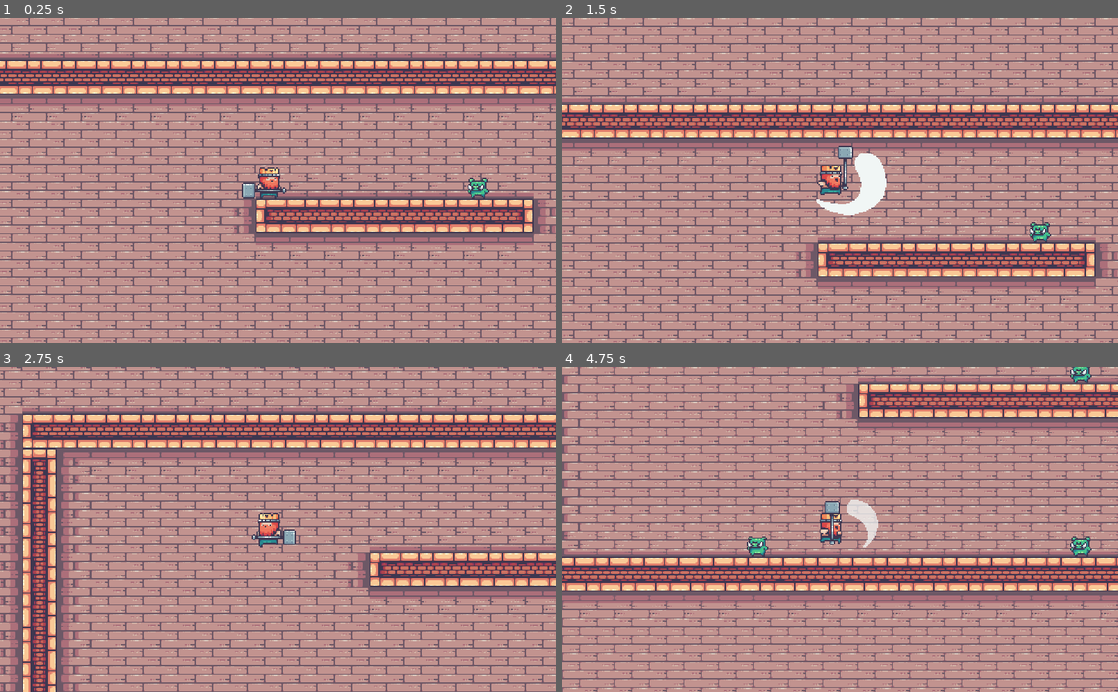
Above: before the commit, frames 1-4 (two rows, left to right).
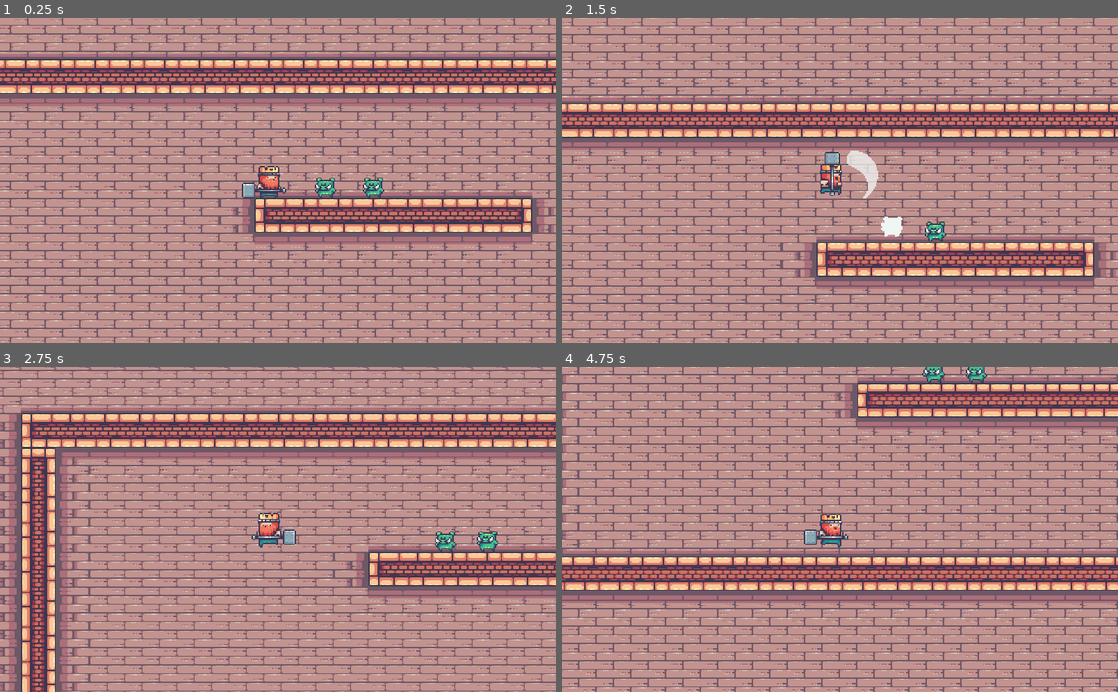
Above: after the commit, the same moments.

Repository: brunoskonrad/kings-and-pigs
Game: Godot game, scene res://Levels/Sandbox.tscn
The game is run twice, just before and just after one commit, with the same random seed, the same clock (stepped at 60 frames per second) and the same inputs.
Inputs:
- Up to frame 1 (0.25 s): no input
- Up to frame 2 (1.5 s): hold Space (jump) 0.53-1.28 s; hold Right (ui_right) from 0.53 s (still down); tap Q (attack) at 1.35 s
- Up to frame 3 (2.75 s): tap Space (jump) at 1.52, 1.55, 1.82 s; release Right (ui_right) at 2.03 s; hold Left (ui_left) from 2.03 s (still down); hold Space (jump) from 2.03 s (still down)
- Up to frame 4 (4.75 s): release Left (ui_left) at 2.78 s; release Space (jump) at 2.78 s; hold Right (ui_right) 2.78-4.28 s; tap Q (attack) at 2.85, 4.35 s; tap Space (jump) at 3.02, 3.05, 3.32, 4.52, 4.55 s; hold Space (jump) 3.53-4.28 s; hold Left (ui_left) from 4.28 s (still down)

The runs differ from the first frame. In frame 1, 30% of the frame differs, in the area x 0-100%, y 0-100%; in frame 2, 30%; in frame 3, 31%; in frame 4, 31%.

Commit message:
Welp

Diff:
--- a/Actors/Enemies/Pig.tscn
+++ /dev/null
@@ -1,121 +0,0 @@
-[gd_scene load_steps=25 format=2]
-
-[ext_resource path="res://Assets/03-Pig/Idle (34x28).png" type="Texture" id=1]
-[ext_resource path="res://Actors/Enemies/Pig.gd" type="Script" id=2]
-[ext_resource path="res://Assets/03-Pig/Hit (34x28).png" type="Texture" id=3]
-[ext_resource path="res://Actors/Attributes/Health.tscn" type="PackedScene" id=4]
-[ext_resource path="res://Assets/03-Pig/Dead (34x28).png" type="Texture" id=5]
-
-[sub_resource type="AtlasTexture" id=1]
-atlas = ExtResource( 1 )
-region = Rect2( 0, 0, 34, 28 )
-
-[sub_resource type="AtlasTexture" id=2]
-atlas = ExtResource( 1 )
-region = Rect2( 34, 0, 34, 28 )
-
-[sub_resource type="AtlasTexture" id=3]
-atlas = ExtResource( 1 )
-region = Rect2( 68, 0, 34, 28 )
-
-[sub_resource type="AtlasTexture" id=4]
-atlas = ExtResource( 1 )
-region = Rect2( 102, 0, 34, 28 )
-
-[sub_resource type="AtlasTexture" id=5]
-atlas = ExtResource( 1 )
-region = Rect2( 136, 0, 34, 28 )
-
-[sub_resource type="AtlasTexture" id=6]
-atlas = ExtResource( 1 )
-region = Rect2( 170, 0, 34, 28 )
-
-[sub_resource type="AtlasTexture" id=7]
-atlas = ExtResource( 1 )
-region = Rect2( 204, 0, 34, 28 )
-
-[sub_resource type="AtlasTexture" id=8]
-atlas = ExtResource( 1 )
-region = Rect2( 238, 0, 34, 28 )
-
-[sub_resource type="AtlasTexture" id=9]
-atlas = ExtResource( 1 )
-region = Rect2( 272, 0, 34, 28 )
-
-[sub_resource type="AtlasTexture" id=10]
-atlas = ExtResource( 1 )
-region = Rect2( 306, 0, 34, 28 )
-
-[sub_resource type="AtlasTexture" id=11]
-atlas = ExtResource( 1 )
-region = Rect2( 340, 0, 34, 28 )
-
-[sub_resource type="AtlasTexture" id=12]
-atlas = ExtResource( 3 )
-region = Rect2( 0, 0, 34, 28 )
-
-[sub_resource type="AtlasTexture" id=13]
-atlas = ExtResource( 3 )
-region = Rect2( 34, 0, 34, 28 )
-
-[sub_resource type="AtlasTexture" id=20]
-atlas = ExtResource( 5 )
-region = Rect2( 0, 0, 34, 28 )
-
-[sub_resource type="AtlasTexture" id=21]
-atlas = ExtResource( 5 )
-region = Rect2( 34, 0, 34, 28 )
-
-[sub_resource type="AtlasTexture" id=22]
-atlas = ExtResource( 5 )
-region = Rect2( 68, 0, 34, 28 )
-
-[sub_resource type="AtlasTexture" id=23]
-atlas = ExtResource( 5 )
-region = Rect2( 102, 0, 34, 28 )
-
-[sub_resource type="SpriteFrames" id=18]
-animations = [ {
-"frames": [ SubResource( 1 ), SubResource( 2 ), SubResource( 3 ), SubResource( 4 ), SubResource( 5 ), SubResource( 6 ), SubResource( 7 ), SubResource( 8 ), SubResource( 9 ), SubResource( 10 ), SubResource( 11 ) ],
-"loop": true,
-"name": "idle",
-"speed": 5.0
-}, {
-"frames": [ SubResource( 12 ), SubResource( 13 ) ],
-"loop": false,
-"name": "hit",
-"speed": 10.0
-}, {
-"frames": [ SubResource( 20 ), SubResource( 21 ), SubResource( 22 ), SubResource( 23 ) ],
-"loop": false,
-"name": "dead",
-"speed": 5.0
-} ]
-
-[sub_resource type="RectangleShape2D" id=19]
-extents = Vector2( 9.02646, 8.59828 )
-
-[node name="Pig" type="KinematicBody2D"]
-scale = Vector2( 2.2, 2.2 )
-collision_layer = 2
-collision_mask = 13
-script = ExtResource( 2 )
-
-[node name="AnimatedSprite" type="AnimatedSprite" parent="."]
-position = Vector2( 2.16744e-07, 0 )
-frames = SubResource( 18 )
-animation = "idle"
-frame = 4
-playing = true
-
-[node name="CollisionShape2D" type="CollisionShape2D" parent="."]
-position = Vector2( 2.84569, 5.57281 )
-shape = SubResource( 19 )
-
-[node name="DamageCooldown" type="Timer" parent="."]
-wait_time = 0.8
-one_shot = true
-
-[node name="Health" parent="." instance=ExtResource( 4 )]
-max_health = 2
-[connection signal="animation_finished" from="AnimatedSprite" to="." method="_on_AnimatedSprite_animation_finished"]
--- /dev/null
+++ b/Actors/Enemies/Pig/Dead.gd
@@ -0,0 +1 @@
+extends "res://Actors/Enemies/Pig/PigState.gd"
--- /dev/null
+++ b/Actors/Enemies/Pig/Hit.gd
@@ -0,0 +1 @@
+extends "res://Actors/Enemies/Pig/PigState.gd"
--- /dev/null
+++ b/Actors/Enemies/Pig/Idle.gd
@@ -0,0 +1 @@
+extends "res://Actors/Enemies/Pig/PigState.gd"
--- a/Actors/Enemies/Pig.gd
+++ b/Actors/Enemies/Pig/Pig.gd
@@ -6,6 +6,8 @@
 const FLOOR = Vector2(0, -1)
 
 func _physics_process(delta):
+	$State.physics_process(delta)
+
 	if is_on_floor():
 		velocity.y = 0
 	else:
@@ -16,23 +18,27 @@
 func is_invulnerable():
 	return not $DamageCooldown.is_stopped()
 
+func idle():
+	$State.set_state($State/Idle)
+
 func take_damage():
 	if not is_invulnerable():
 		$DamageCooldown.start()
-		$AnimatedSprite.play("hit")
+		$State.set_state($State/Hit)
+		$Health.take_damage(1)
 
-		$Health.take_damage(1)
 		velocity.x = 50
 
-func _on_AnimatedSprite_animation_finished():
-	if $AnimatedSprite.animation == "hit":
-		$AnimatedSprite.play("idle")
+func die():
+	$State.set_state($State/Dead)
+
+func _on_AnimatedSprite_hit_animation_finished():
+	if $Health.is_dead():
+		die()
+	else:
+		idle()
 		velocity.x = 0
 
-	print("Animation end: ", $AnimatedSprite.animation)
-
-	if $AnimatedSprite.animation == "dead":
-		queue_free()
-
-	if $Health.is_dead():
-		$AnimatedSprite.play("dead")
+func _on_AnimatedSprite_dead_animation_finished():
+	print("DEAD")
+	queue_free()
--- /dev/null
+++ b/Actors/Enemies/Pig/Pig.tscn
@@ -0,0 +1,147 @@
+[gd_scene load_steps=30 format=2]
+
+[ext_resource path="res://Actors/Enemies/Pig/Pig.gd" type="Script" id=1]
+[ext_resource path="res://Actors/Attributes/Health.tscn" type="PackedScene" id=2]
+[ext_resource path="res://Assets/03-Pig/Hit (34x28).png" type="Texture" id=3]
+[ext_resource path="res://Scripts/StateMachine.gd" type="Script" id=4]
+[ext_resource path="res://Assets/03-Pig/Idle (34x28).png" type="Texture" id=5]
+[ext_resource path="res://Actors/Enemies/Pig/Idle.gd" type="Script" id=6]
+[ext_resource path="res://Assets/03-Pig/Dead (34x28).png" type="Texture" id=7]
+[ext_resource path="res://Actors/Enemies/Pig/Hit.gd" type="Script" id=8]
+[ext_resource path="res://Actors/Enemies/Pig/Dead.gd" type="Script" id=9]
+[ext_resource path="res://Actors/Enemies/Pig/PigAnimation.gd" type="Script" id=10]
+
+[sub_resource type="AtlasTexture" id=1]
+atlas = ExtResource( 5 )
+region = Rect2( 0, 0, 34, 28 )
+
+[sub_resource type="AtlasTexture" id=2]
+atlas = ExtResource( 5 )
+region = Rect2( 34, 0, 34, 28 )
+
+[sub_resource type="AtlasTexture" id=3]
+atlas = ExtResource( 5 )
+region = Rect2( 68, 0, 34, 28 )
+
+[sub_resource type="AtlasTexture" id=4]
+atlas = ExtResource( 5 )
+region = Rect2( 102, 0, 34, 28 )
+
+[sub_resource type="AtlasTexture" id=5]
+atlas = ExtResource( 5 )
+region = Rect2( 136, 0, 34, 28 )
+
+[sub_resource type="AtlasTexture" id=6]
+atlas = ExtResource( 5 )
+region = Rect2( 170, 0, 34, 28 )
+
+[sub_resource type="AtlasTexture" id=7]
+atlas = ExtResource( 5 )
+region = Rect2( 204, 0, 34, 28 )
+
+[sub_resource type="AtlasTexture" id=8]
+atlas = ExtResource( 5 )
+region = Rect2( 238, 0, 34, 28 )
+
+[sub_resource type="AtlasTexture" id=9]
+atlas = ExtResource( 5 )
+region = Rect2( 272, 0, 34, 28 )
+
+[sub_resource type="AtlasTexture" id=10]
+atlas = ExtResource( 5 )
+region = Rect2( 306, 0, 34, 28 )
+
+[sub_resource type="AtlasTexture" id=11]
+atlas = ExtResource( 5 )
+region = Rect2( 340, 0, 34, 28 )
+
+[sub_resource type="AtlasTexture" id=12]
+atlas = ExtResource( 3 )
+region = Rect2( 0, 0, 34, 28 )
+
+[sub_resource type="AtlasTexture" id=13]
+atlas = ExtResource( 3 )
+region = Rect2( 34, 0, 34, 28 )
+
+[sub_resource type="AtlasTexture" id=14]
+atlas = ExtResource( 7 )
+region = Rect2( 0, 0, 34, 28 )
+
+[sub_resource type="AtlasTexture" id=15]
+atlas = ExtResource( 7 )
+region = Rect2( 34, 0, 34, 28 )
+
+[sub_resource type="AtlasTexture" id=16]
+atlas = ExtResource( 7 )
+region = Rect2( 68, 0, 34, 28 )
+
+[sub_resource type="AtlasTexture" id=17]
+atlas = ExtResource( 7 )
+region = Rect2( 102, 0, 34, 28 )
+
+[sub_resource type="SpriteFrames" id=18]
+animations = [ {
+"frames": [ SubResource( 1 ), SubResource( 2 ), SubResource( 3 ), SubResource( 4 ), SubResource( 5 ), SubResource( 6 ), SubResource( 7 ), SubResource( 8 ), SubResource( 9 ), SubResource( 10 ), SubResource( 11 ) ],
+"loop": true,
+"name": "idle",
+"speed": 10.0
+}, {
+"frames": [ SubResource( 12 ), SubResource( 13 ) ],
+"loop": false,
+"name": "hit",
+"speed": 10.0
+}, {
+"frames": [ SubResource( 14 ), SubResource( 15 ), SubResource( 16 ), SubResource( 17 ) ],
+"loop": false,
+"name": "dead",
+"speed": 10.0
+} ]
+
+[sub_resource type="RectangleShape2D" id=19]
+extents = Vector2( 9.02646, 8.59828 )
+
+[node name="Pig" type="KinematicBody2D"]
+scale = Vector2( 2.2, 2.2 )
+collision_layer = 2
+collision_mask = 13
+script = ExtResource( 1 )
+
+[node name="AnimatedSprite" type="AnimatedSprite" parent="."]
+position = Vector2( 2.16744e-07, 0 )
+frames = SubResource( 18 )
+animation = "idle"
+frame = 1
+playing = true
+script = ExtResource( 10 )
+
+[node name="CollisionShape2D" type="CollisionShape2D" parent="."]
+position = Vector2( 2.84569, 5.57281 )
+shape = SubResource( 19 )
+
+[node name="DamageCooldown" type="Timer" parent="."]
+wait_time = 0.8
+one_shot = true
+
+[node name="Health" parent="." instance=ExtResource( 2 )]
+max_health = 2
+
+[node name="State" type="Node" parent="."]
+script = ExtResource( 4 )
+host_path = NodePath("..")
+DEBUG = true
+
+[node name="Idle" type="Node" parent="State"]
+script = ExtResource( 6 )
+state_name = "idle"
+
+[node name="Hit" type="Node" parent="State"]
+script = ExtResource( 8 )
+state_name = "hit"
+
+[node name="Dead" type="Node" parent="State"]
+script = ExtResource( 9 )
+state_name = "dead"
+[connection signal="animation_finished" from="AnimatedSprite" to="AnimatedSprite" method="_on_AnimatedSprite_animation_finished"]
+[connection signal="dead_animation_finished" from="AnimatedSprite" to="." method="_on_AnimatedSprite_dead_animation_finished"]
+[connection signal="hit_animation_finished" from="AnimatedSprite" to="." method="_on_AnimatedSprite_hit_animation_finished"]
+[connection signal="state_changed" from="State" to="AnimatedSprite" method="_on_State_state_changed"]
--- /dev/null
+++ b/Actors/Enemies/Pig/PigAnimation.gd
@@ -0,0 +1,19 @@
+extends AnimatedSprite
+class_name PigAnimation
+
+signal hit_animation_finished
+signal dead_animation_finished
+
+func _on_State_state_changed(state):
+	play(state)
+
+func _on_AnimatedSprite_animation_finished():
+	print("Animation finished: ", animation)
+
+	if animation == "hit":
+		emit_signal("hit_animation_finished")
+		return
+
+	if animation == "dead":
+		emit_signal("dead_animation_finished")
+		return
--- /dev/null
+++ b/Actors/Enemies/Pig/PigState.gd
@@ -0,0 +1,4 @@
+extends "res://Scripts/State.gd"
+
+func host():
+	return state_machine.host as Pig
--- a/Actors/Player/PlayerKing.tscn
+++ b/Actors/Player/PlayerKing.tscn
@@ -71,43 +71,43 @@
 region = Rect2( 156, 0, 78, 58 )
 
 [sub_resource type="AtlasTexture" id=15]
-atlas = ExtResource( 2 )
+atlas = ExtResource( 3 )
 region = Rect2( 0, 0, 78, 58 )
 
 [sub_resource type="AtlasTexture" id=16]
 atlas = ExtResource( 2 )
+region = Rect2( 0, 0, 78, 58 )
+
+[sub_resource type="AtlasTexture" id=17]
+atlas = ExtResource( 2 )
 region = Rect2( 78, 0, 78, 58 )
 
-[sub_resource type="AtlasTexture" id=17]
+[sub_resource type="AtlasTexture" id=18]
 atlas = ExtResource( 2 )
 region = Rect2( 156, 0, 78, 58 )
 
-[sub_resource type="AtlasTexture" id=18]
+[sub_resource type="AtlasTexture" id=19]
 atlas = ExtResource( 2 )
 region = Rect2( 234, 0, 78, 58 )
 
-[sub_resource type="AtlasTexture" id=19]
+[sub_resource type="AtlasTexture" id=20]
 atlas = ExtResource( 2 )
 region = Rect2( 312, 0, 78, 58 )
 
-[sub_resource type="AtlasTexture" id=20]
+[sub_resource type="AtlasTexture" id=21]
 atlas = ExtResource( 2 )
 region = Rect2( 390, 0, 78, 58 )
 
-[sub_resource type="AtlasTexture" id=21]
+[sub_resource type="AtlasTexture" id=22]
 atlas = ExtResource( 2 )
 region = Rect2( 468, 0, 78, 58 )
 
-[sub_resource type="AtlasTexture" id=22]
+[sub_resource type="AtlasTexture" id=23]
 atlas = ExtResource( 2 )
 region = Rect2( 546, 0, 78, 58 )
 
-[sub_resource type="AtlasTexture" id=23]
+[sub_resource type="AtlasTexture" id=24]
 atlas = ExtResource( 6 )
-region = Rect2( 0, 0, 78, 58 )
-
-[sub_resource type="AtlasTexture" id=24]
-atlas = ExtResource( 3 )
 region = Rect2( 0, 0, 78, 58 )
 
 [sub_resource type="SpriteFrames" id=25]
@@ -115,27 +115,27 @@
 "frames": [ SubResource( 1 ), SubResource( 2 ), SubResource( 3 ), SubResource( 4 ), SubResource( 5 ), SubResource( 6 ), SubResource( 7 ), SubResource( 8 ), SubResource( 9 ), SubResource( 10 ), SubResource( 11 ) ],
 "loop": true,
 "name": "idle",
-"speed": 5.0
+"speed": 10.0
 }, {
 "frames": [ SubResource( 12 ), SubResource( 13 ), SubResource( 14 ) ],
 "loop": false,
 "name": "attack",
-"speed": 5.0
-}, {
-"frames": [ SubResource( 15 ), SubResource( 16 ), SubResource( 17 ), SubResource( 18 ), SubResource( 19 ), SubResource( 20 ), SubResource( 21 ), SubResource( 22 ) ],
+"speed": 10.0
+}, {
+"frames": [ SubResource( 15 ) ],
+"loop": false,
+"name": "jump",
+"speed": 10.0
+}, {
+"frames": [ SubResource( 16 ), SubResource( 17 ), SubResource( 18 ), SubResource( 19 ), SubResource( 20 ), SubResource( 21 ), SubResource( 22 ), SubResource( 23 ) ],
 "loop": true,
 "name": "run",
-"speed": 5.0
-}, {
-"frames": [ SubResource( 23 ) ],
-"loop": false,
+"speed": 10.0
+}, {
+"frames": [ SubResource( 24 ) ],
+"loop": true,
 "name": "fall",
-"speed": 5.0
-}, {
-"frames": [ SubResource( 24 ) ],
-"loop": false,
-"name": "jump",
-"speed": 5.0
+"speed": 10.0
 } ]
 
 [sub_resource type="RectangleShape2D" id=26]
@@ -153,12 +153,12 @@
 [node name="AnimatedSprite" type="AnimatedSprite" parent="."]
 frames = SubResource( 25 )
 animation = "idle"
-frame = 5
+frame = 7
 playing = true
 script = ExtResource( 8 )
 
 [node name="BodyCollision" type="CollisionShape2D" parent="."]
-position = Vector2( -7.8996, 2.0811 )
+position = Vector2( -7.8996, 1.62655 )
 shape = SubResource( 26 )
 
 [node name="State" type="Node" parent="."]
@@ -185,7 +185,6 @@
 position = Vector2( -0.626868, -0.716423 )
 scale = Vector2( 0.455, 0.455 )
 script = ExtResource( 13 )
-DEBUG = true
 
 [node name="AttackArea" type="Area2D" parent="Hammer"]
 position = Vector2( 1.37911, 1.57613 )
@@ -199,7 +198,7 @@
 disabled = true
 
 [node name="Cooldown" type="Timer" parent="Hammer"]
-wait_time = 0.6
+wait_time = 0.4
 one_shot = true
 [connection signal="state_changed" from="State" to="." method="_on_State_state_changed"]
 [connection signal="state_changed" from="State" to="AnimatedSprite" method="_on_State_state_changed"]
--- a/Levels/Sandbox.tscn
+++ b/Levels/Sandbox.tscn
@@ -2,7 +2,7 @@
 
 [ext_resource path="res://tileset.tres" type="TileSet" id=1]
 [ext_resource path="res://Actors/Player/PlayerKing.tscn" type="PackedScene" id=2]
-[ext_resource path="res://Actors/Enemies/Pig.tscn" type="PackedScene" id=3]
+[ext_resource path="res://Actors/Enemies/Pig/Pig.tscn" type="PackedScene" id=3]
 
 [node name="Node2D" type="Node2D"]
 
@@ -14,7 +14,7 @@
 tile_data = PoolIntArray( -327699, 1, 0, -327698, 1, 1, -327697, 1, 1, -327696, 1, 1, -327695, 1, 1, -327694, 1, 1, -32 …(18627 unchanged characters)…
 
 [node name="PlayerKing" parent="." instance=ExtResource( 2 )]
-position = Vector2( 233.219, 135.834 )
+position = Vector2( 235.457, 159.335 )
 
 [node name="Camera2D" type="Camera2D" parent="PlayerKing"]
 scale = Vector2( 0.454545, 0.454545 )
@@ -23,10 +23,7 @@
 [node name="Enemies" type="Node" parent="."]
 
 [node name="Pig" parent="Enemies" instance=ExtResource( 3 )]
-position = Vector2( 595.347, 160.027 )
+position = Vector2( 316.698, 157.789 )
 
 [node name="Pig2" parent="Enemies" instance=ExtResource( 3 )]
-position = Vector2( -11.1907, 482.321 )
-
-[node name="Pig3" parent="Enemies" instance=ExtResource( 3 )]
-position = Vector2( 595.347, 478.963 )
+position = Vector2( 405.104, 161.146 )
--- a/Scripts/StateMachine.gd
+++ b/Scripts/StateMachine.gd
@@ -18,6 +18,7 @@
 		child.state_machine = self
 		states_map[child.state_name] = child
 
+	_log(get_child(0).state_name)
 	state = states_map[get_child(0).state_name]
 
 func physics_process(delta):
@@ -42,10 +43,9 @@
 	if new_state != null:
 		new_state.enter_state(previous_state)
 
-	emit_signal("state_changed", new_state.state_name)
+		emit_signal("state_changed", new_state.state_name)
 
-	if DEBUG:
-		print("*** State changed: ", new_state.state_name)
+		_log(new_state.state_name)
 
 func _get_state(key):
 	if key:
@@ -56,3 +56,7 @@
 	if state != null:
 		state.state_name == expected_state
 	return false
+
+func _log(message):
+	if DEBUG:
+		print("[StateMachine]: ", message)
--- a/project.godot
+++ b/project.godot
@@ -17,7 +17,12 @@
 "base": "KinematicBody2D",
 "class": "Pig",
 "language": "GDScript",
-"path": "res://Actors/Enemies/Pig.gd"
+"path": "res://Actors/Enemies/Pig/Pig.gd"
+}, {
+"base": "AnimatedSprite",
+"class": "PigAnimation",
+"language": "GDScript",
+"path": "res://Actors/Enemies/Pig/PigAnimation.gd"
 }, {
 "base": "AnimatedSprite",
 "class": "PlayerAnimation",
@@ -42,6 +47,7 @@
 _global_script_class_icons={
 "Health": "",
 "Pig": "",
+"PigAnimation": "",
 "PlayerAnimation": "",
 "PlayerKing": "",
 "Spawn": "",
